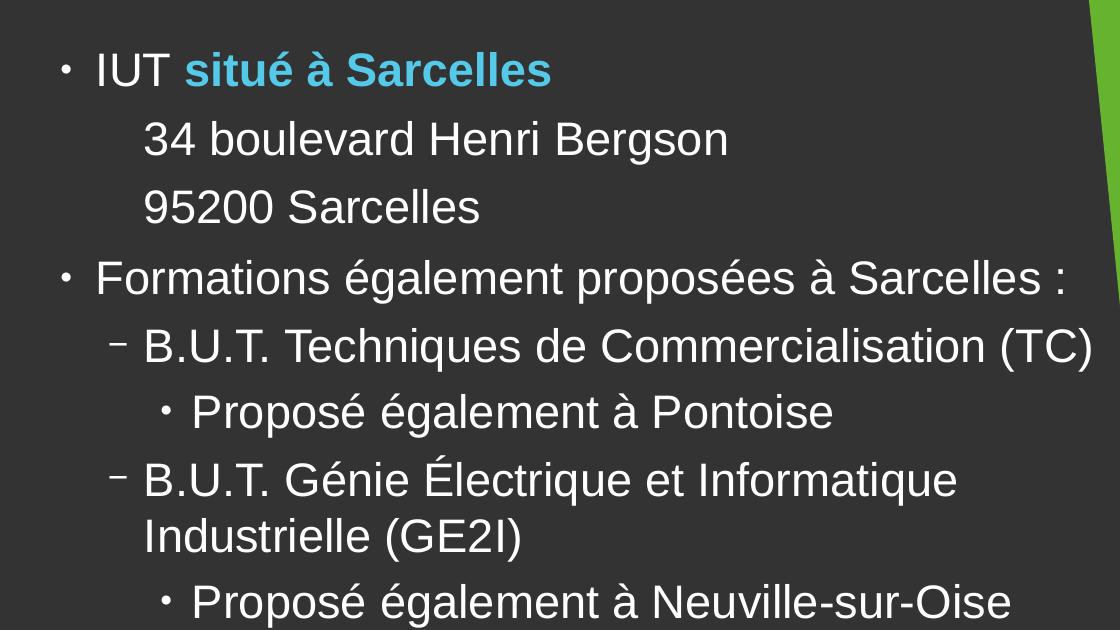
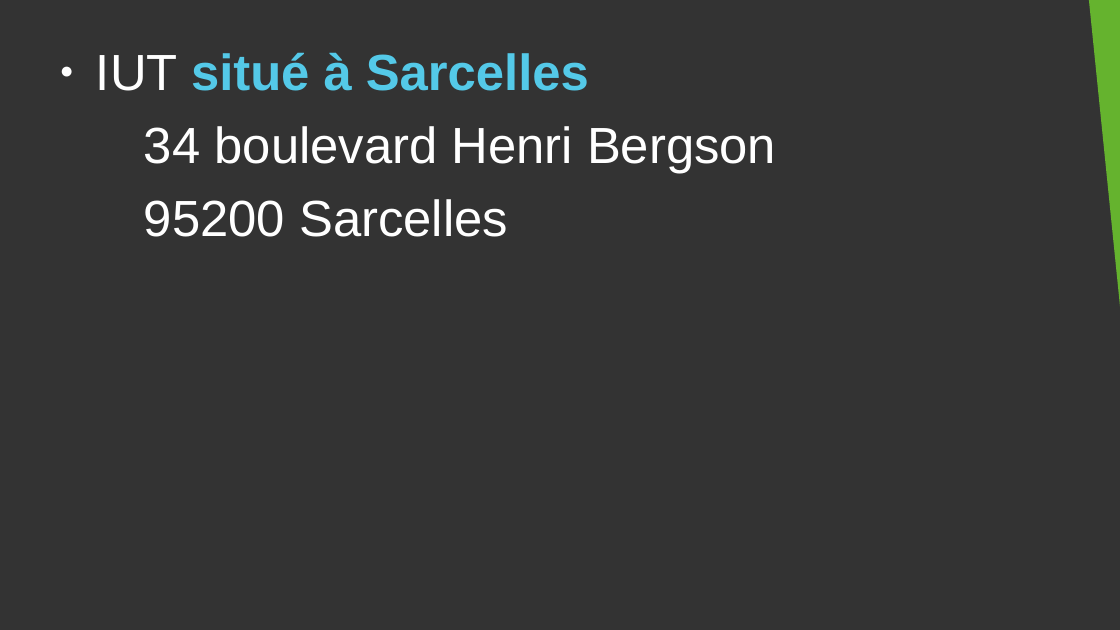
Before and after one commit to DanYellow/cours, a slide deck: slide 33 of presentation-formation-mmi/presentation.odp. Drawn at 1120x630 pixels with LibreOffice and Linux fonts; fonts in the diff are those of the drawing. Boxes give left, top, right and bottom in pixels: in the first picture for what was removed or moved away, otherwise in the second. Text is boxed around its words. In the diff, an @@ line names an element or a change of style, - is before the commit and + after.

```diff
--- a/presentation-formation-mmi/presentation.odp
+++ b/presentation-formation-mmi/presentation.odp
@@ text "IUT situé à Sarcelles" at box(96, 52, 776, 237): size 33.3 to 36 pt @@
@@ text at box(96, 259, 1094, 627): paragraphs removed @@
-● Formations également proposées à Sarcelles :
-  − B.U.T. Techniques de Commercialisation (TC)
-    ● Proposé également à Pontoise
-  − B.U.T. Génie Électrique et Informatique Industrielle (GE2I)
-    ● Proposé également à Neuville-sur-Oise
```
Also in this commit, not shown: 2 other slides changed, 2 slides added, 8 other files.
